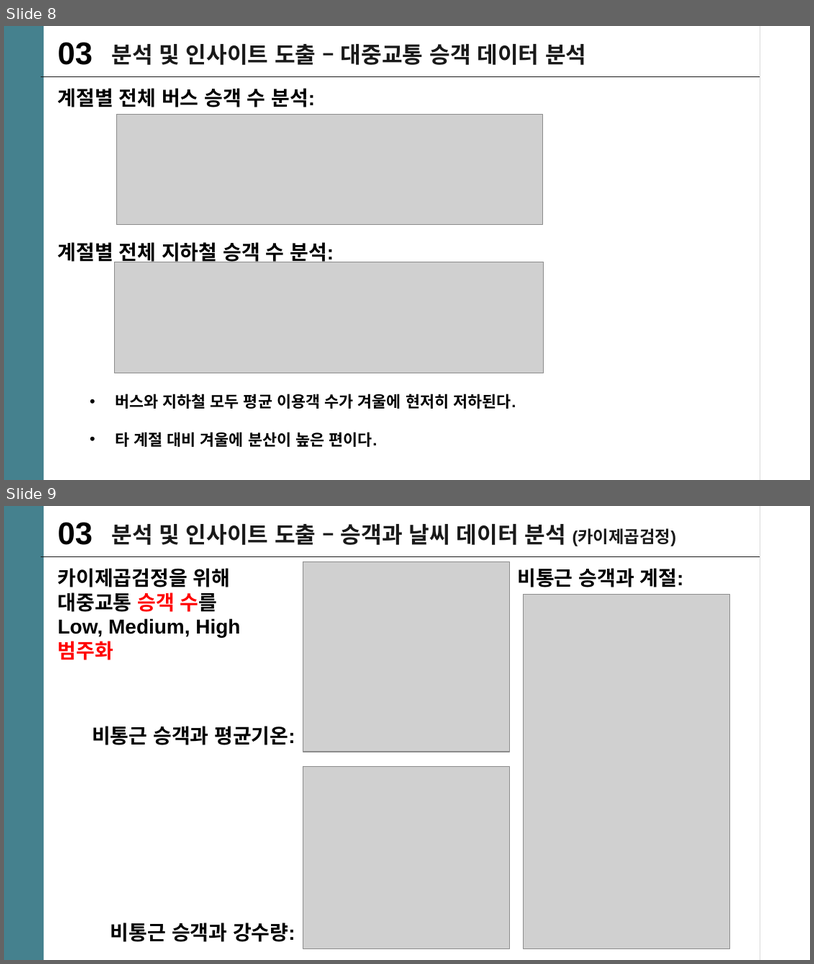
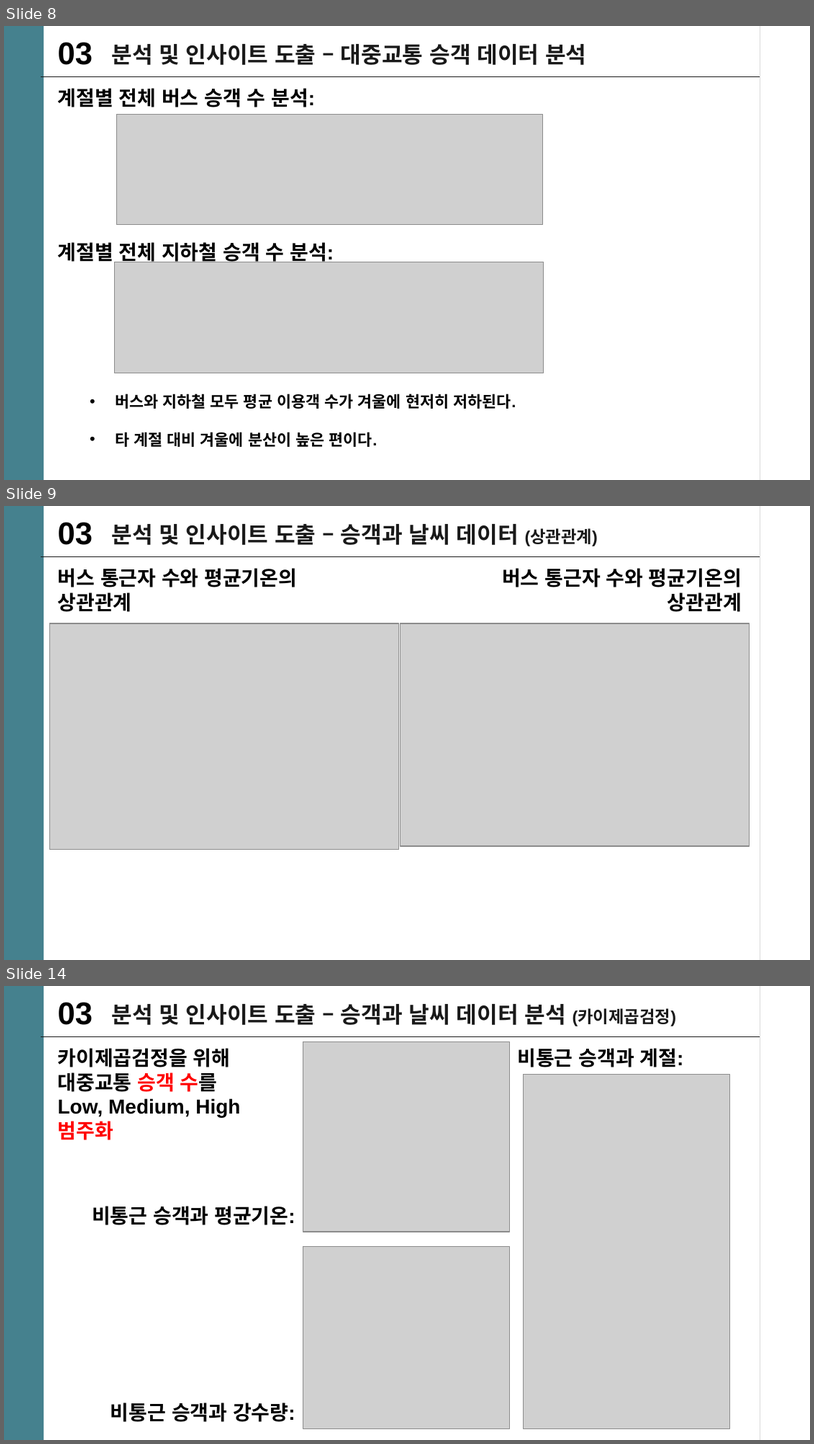
Before and after one commit to mini-project-y/1st_mini_project, a slide deck: Yuri/PJT-yuri.pptx. Shown one above the other, each under a label of ours: slides 8 and 9 before the commit, slides 8, 9 and 14 after it; the slides between them are not shown. The pictures are 814x964 and 814x1444 pixels, drawn with LibreOffice and Linux fonts; fonts in the diff are those of the drawing; grey boxes stand for pictures. Boxes give left, top, right and bottom in pixels: in the first picture for what was removed or moved away, otherwise in the second. Text is boxed around its words. In the diff, an @@ line names an element or a change of style, - is before the commit and + after.

```diff
--- a/Yuri/PJT-yuri.pptx
+++ b/Yuri/PJT-yuri.pptx
@@ slide 9 added at <box>4,506,810,960</box>, background #FFFFFF; not listed: 2 template elements that a slide beside it also shows @@
@@ text added at <box>58,522,93,545</box>, 28 pt, text #000000, bold @@
+03
@@ text added at <box>112,524,598,546</box>, 20 pt, text #191919, bold @@
+분석 및 인사이트 도출 – 승객과 날씨 데이터 (상관관계)
@@ line added from (761, 557) to (41, 557), #191919 0.75 pt @@
@@ text added at <box>58,568,297,612</box>, 18 pt, text #000000, bold @@
+버스 통근자 수와 평균기온의
+상관관계
@@ text added at <box>502,568,742,612</box>, 18 pt, text #000000, bold @@
+버스 통근자 수와 평균기온의
+상관관계
@@ picture added at <box>50,624,399,849</box> @@
@@ picture added at <box>401,624,750,847</box> @@
@@ what was slide 9 is now slide 14 @@
```
Also in this commit, not shown: 4 slides changed, 4 other slides added, 4 other files.
